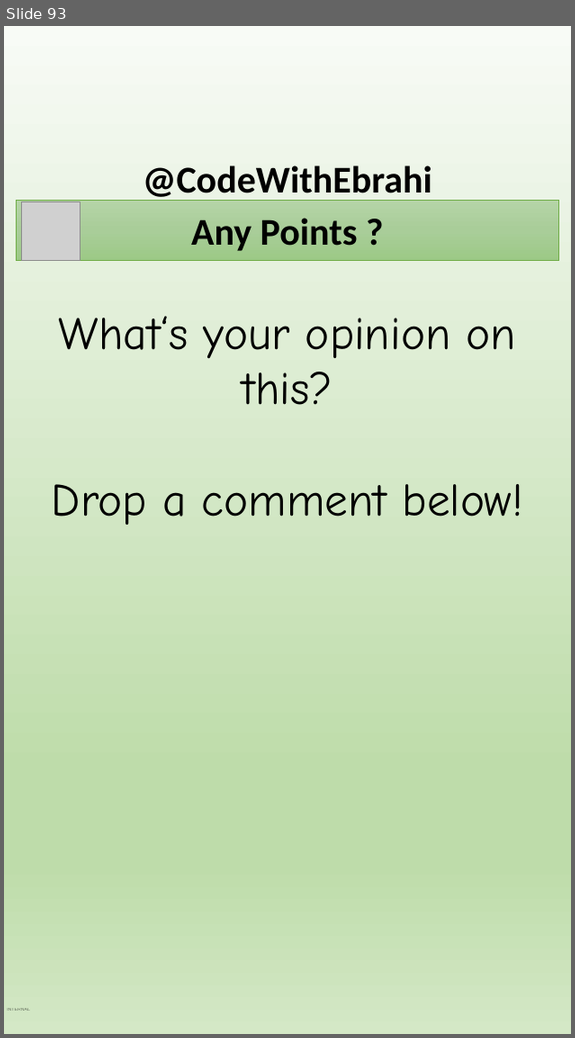
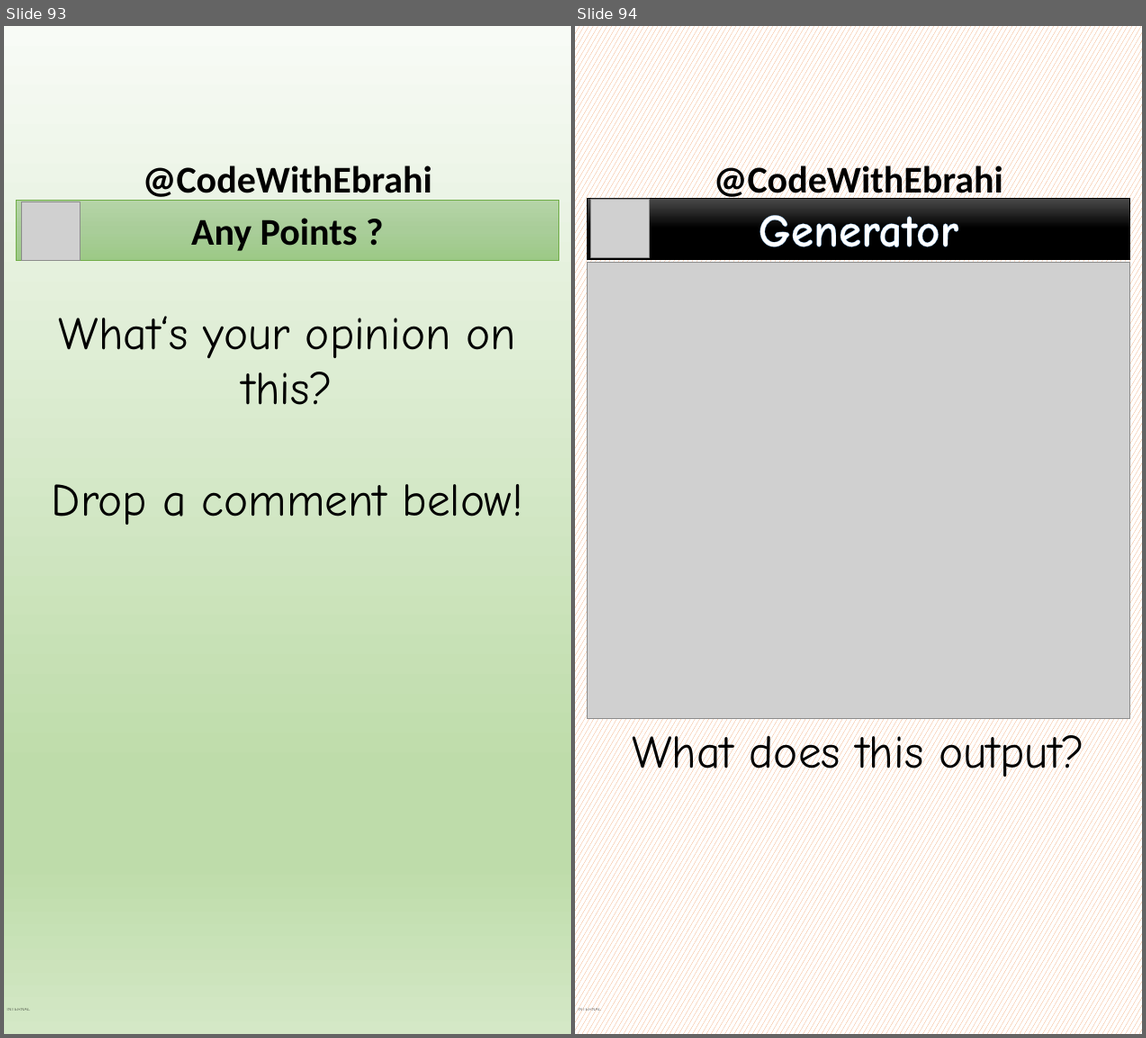
Before and after one commit to ebrahimsalehi1/python_codes, a slide deck: assets/images.pptx. Shown side by side, each under a label of ours: slide 93 before the commit, slides 93 and 94 after it. The pictures are 575x1038 and 1146x1038 pixels, drawn with LibreOffice and Linux fonts; fonts in the diff are those of the drawing; grey boxes stand for pictures; background and template pictures are left out. Boxes give left, top, right and bottom in pixels: in the first picture for what was removed or moved away, otherwise in the second. Text is boxed around its words. In the diff, an @@ line names an element or a change of style, - is before the commit and + after.

```diff
--- a/assets/images.pptx
+++ b/assets/images.pptx
@@ slide 94 added at bbox=[575, 26, 1142, 1034], background pattern #ED7D31 on #FFFFFF; not listed: 2 template elements that a slide beside it also shows @@
@@ rectangle added at bbox=[587, 198, 1129, 259], fill gradient #4B4B4B to #000000, outline #000000 0.5 pt, 66 pt, text #FFFFFF, bold @@
+Generator
@@ picture added at bbox=[590, 199, 649, 257] @@
@@ picture added at bbox=[587, 262, 1129, 718] @@
@@ text added at bbox=[632, 727, 1085, 782], 66 pt, text #000000 @@
+What does this output?
```
Also in this commit, not shown: 2 other slides added, 8 other files.
